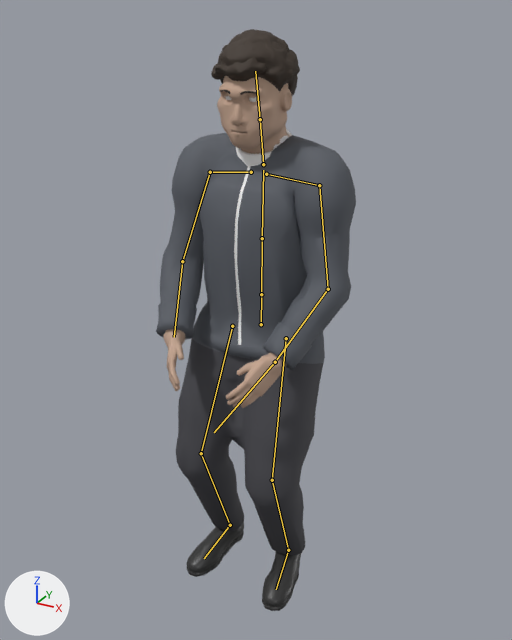
One commit to the glTF model src/decision_pitch/web/figures/figure.glb: the scene before it, then after it.
Rendered twice from a 50 mm lens placed at (0.97, -1.794, 1.837), pointed at (0.013, -0.053, 0.967). Arrows for +X, +Y and +Z are at lower left; the lights stay in place. The older version comes first. Both versions are drawn at frame 2 of the action 'throw_in'; the numbers are the values there. The bones that change, and the others that lie on the model, are drawn over the model as lines.

Objects in the first picture: 'body', 'coat', 'hair_curly', 'hair_swept' and 2 more.
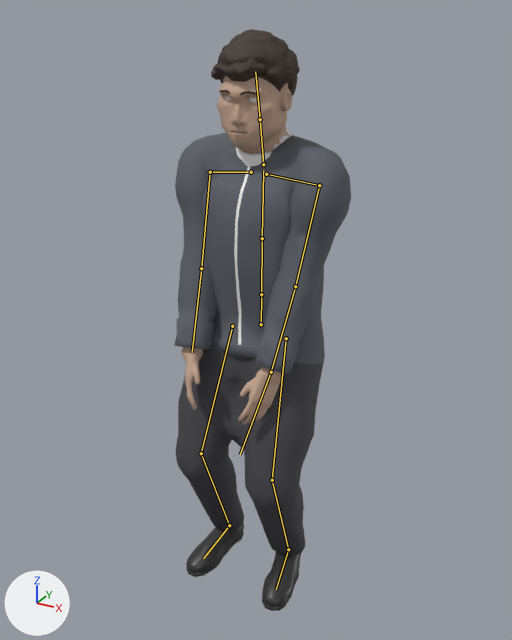
Location of each change, (x1, y1, x2, y2) in pixels of the pictures (512 x 640 px):
'coat', posed (11% narrower): before (156, 129, 356, 555); after (174, 129, 351, 555)
'body', posed (13% narrower): before (163, 76, 301, 611); after (181, 76, 301, 611)
bone 'upper_arm_L', root to tip: before (319, 185) to (328, 289); after (319, 185) to (295, 286)
bone 'forearm_L', root to tip: before (328, 289) to (275, 362); after (295, 286) to (271, 372)
bone 'upper_arm_R', root to tip: before (210, 172) to (182, 261); after (210, 172) to (201, 268)
bone 'forearm_R', root to tip: before (182, 261) to (174, 337); after (201, 268) to (192, 352)

What the commit changed:
Bone 'upper_arm_L' (bone_upper_arm_l) turns from (19, 40, -19) to (29, 46, -28) degrees about its own x, y and z.
Bone 'forearm_L' (bone_forearm_l) turns from (31, 2, 0) to (-8, 1, 2) degrees about its own x, y and z.
Bone 'upper_arm_R' (bone_upper_arm_r) turns from (19, -40, 19) to (29, -46, 28) degrees about its own x, y and z.
Bone 'forearm_R' (bone_forearm_r) turns from (31, -2, 0) to (-8, -1, -2) degrees about its own x, y and z.
